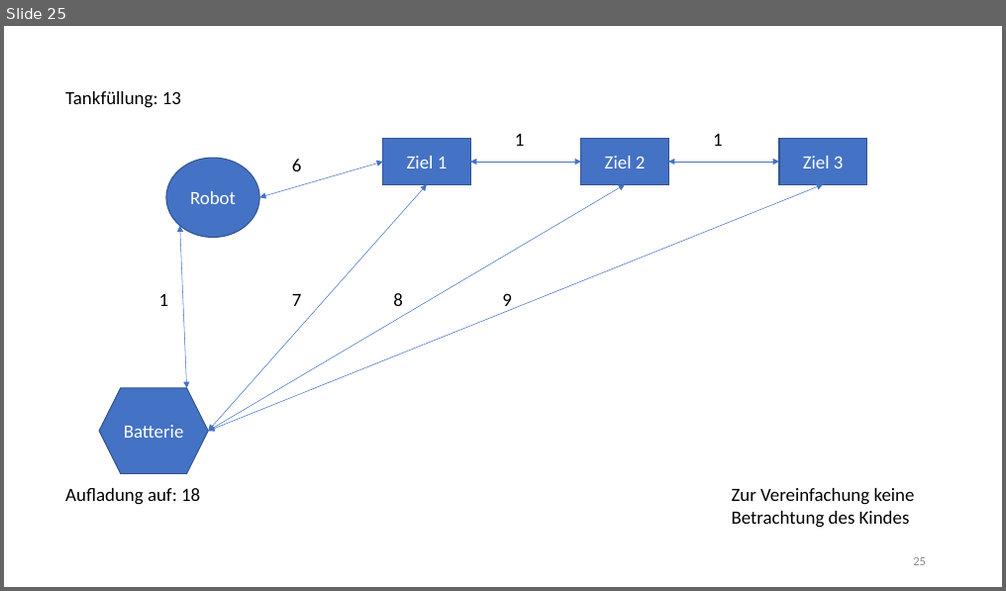
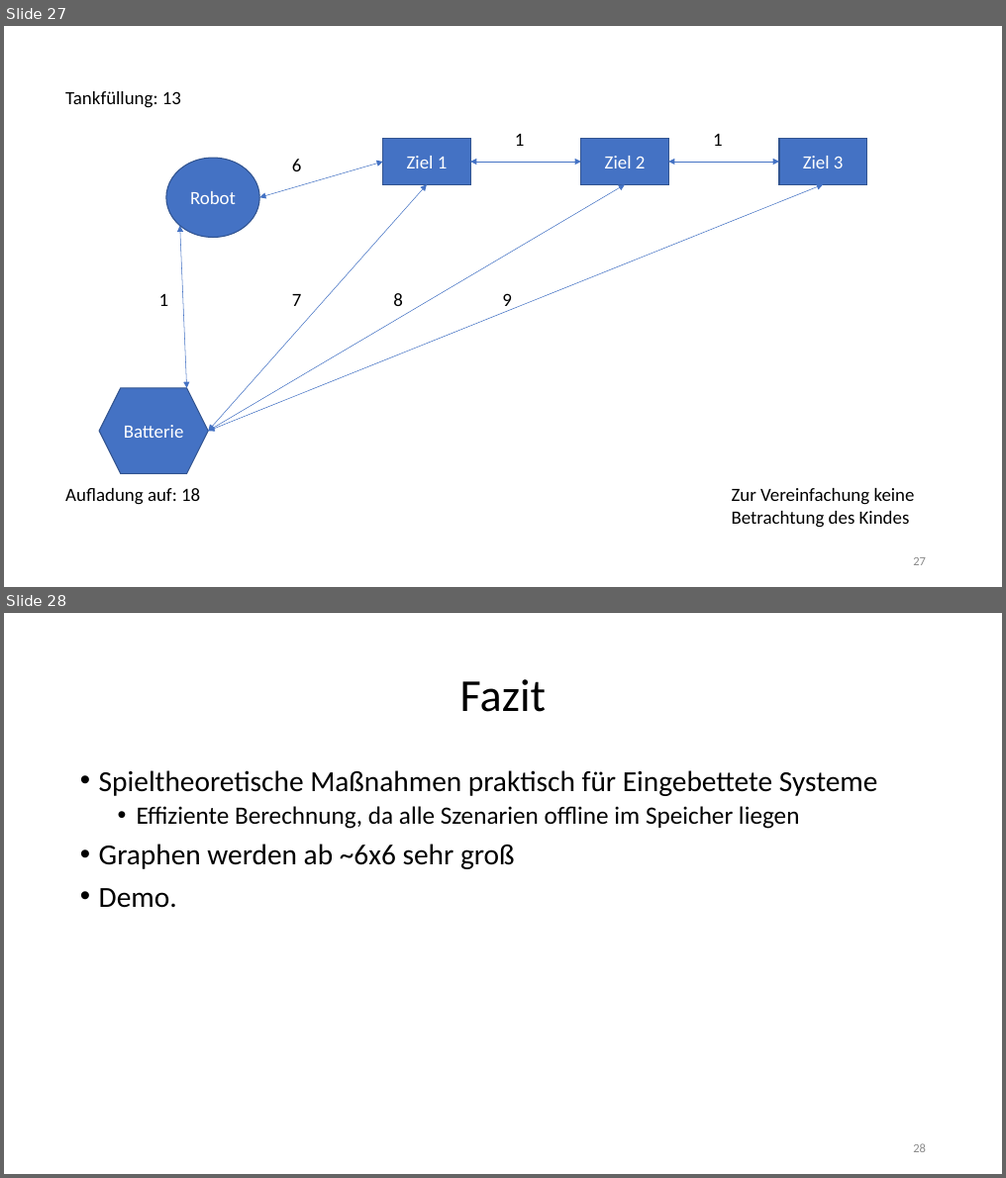
Before and after one commit to jhbruhn/fmes, a slide deck: Dokumentation/Roboter.pptx. Shown one above the other, each under a label of ours: slide 25 before the commit, slides 27 and 28 after it. The pictures are 1006x591 and 1006x1178 pixels, drawn with LibreOffice and Linux fonts; fonts in the diff are those of the drawing. Boxes give left, top, right and bottom in pixels: in the first picture for what was removed or moved away, otherwise in the second. Text is boxed around its words. In the diff, an @@ line names an element or a change of style, - is before the commit and + after.

```diff
--- a/Dokumentation/Roboter.pptx
+++ b/Dokumentation/Roboter.pptx
@@ slide 28 added at <box>4,613,1002,1174</box>, background #FFFFFF @@
@@ title added at <box>460,679,546,712</box>, 44 pt, text #000000 @@
+Fazit
@@ text added at <box>99,770,878,908</box>, 28 pt, text #000000 @@
+• Spieltheoretische Maßnahmen praktisch für Eingebettete Systeme
+  • Effiziente Berechnung, da alle Szenarien offline im Speicher liegen
+• Graphen werden ab ~6x6 sehr groß
+• Demo.
@@ page number added at <box>913,1144,926,1153</box>, 12 pt, text #8C8C8C @@
+28
@@ what was slide 25 is now slide 27 @@
@@ page number at <box>913,558,926,566</box>: text changed @@
-25
+27
```
Also in this commit, not shown: 13 slides changed, 3 other slides added, 2 slides removed.
